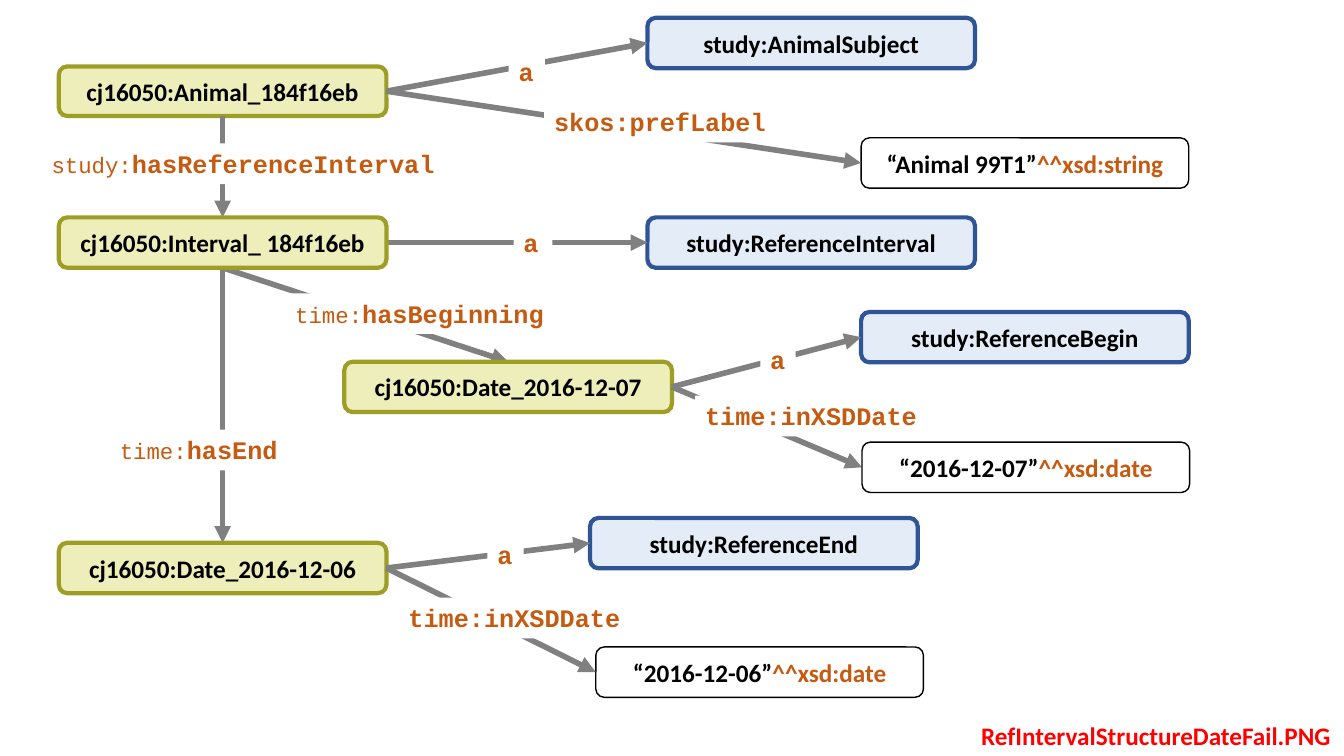
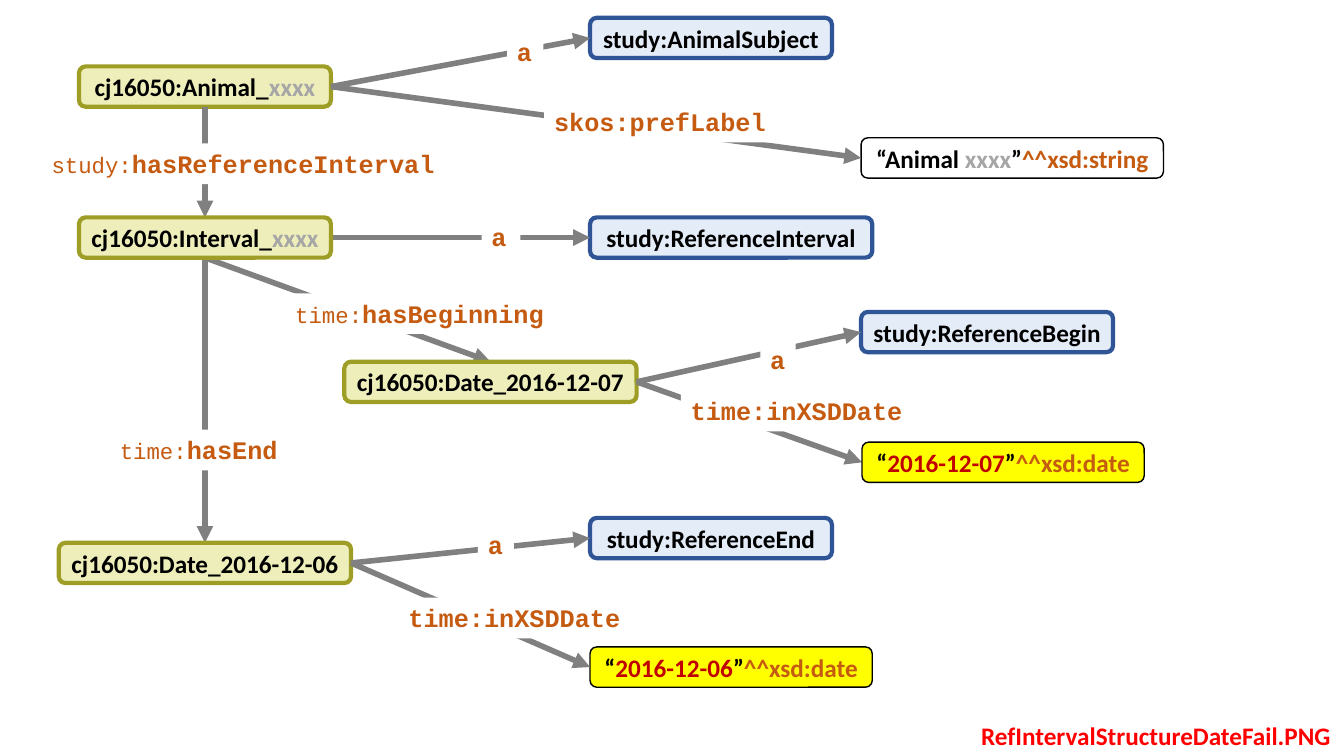
Before and after one commit to phuse-org/SENDConform, a slide deck: slide 3 of images/ImageSources.pptx. Drawn at 1344x756 pixels with LibreOffice and Linux fonts; fonts in the diff are those of the drawing. Boxes give left, top, right and bottom in pixels: in the first picture for what was removed or moved away, otherwise in the second. Text is boxed around its words. In the diff, an @@ line names an element or a change of style, - is before the commit and + after.

```diff
--- a/images/ImageSources.pptx
+++ b/images/ImageSources.pptx
@@ rounded rectangle "study:AnimalSubject": place and size @@
-rounded rectangle "study:AnimalSubject" at <box>647,18,975,69</box>
+rounded rectangle "study:AnimalSubject" at <box>590,18,832,58</box>
@@ arrow moved from (386, 91) - (647, 43) to (331, 87) - (590, 38) @@
@@ text "a": place and size @@
-text "a" at <box>519,67,534,82</box>
+text "a" at <box>517,47,532,62</box>
@@ rounded rectangle "cj16050:Animal_xxxx": place and size @@
-rounded rectangle "cj16050:Animal_xxxx" at <box>58,67,386,116</box>
+rounded rectangle "cj16050:Animal_xxxx" at <box>79,67,331,107</box>
@@ text in rounded rectangle at <box>95,78,316,101</box>: text changed @@
-cj16050:Animal_184f16eb
+cj16050:Animal_xxxx
@@ arrow moved from (386, 91) - (861, 163) to (331, 87) - (861, 158) @@
@@ arrow moved from (223, 116) - (223, 218) to (205, 107) - (205, 218) @@
@@ rounded rectangle "“Animal xxxx”^^xsd:string": place and size @@
-rounded rectangle "“Animal xxxx”^^xsd:string" at <box>861,138,1189,189</box>
+rounded rectangle "“Animal xxxx”^^xsd:string" at <box>861,138,1164,178</box>
@@ text in rounded rectangle at <box>876,149,1148,173</box>: text changed; text colour #000000 to #C55A11 @@
-“Animal 99T1”^^xsd:string
+“Animal xxxx”^^xsd:string
@@ rounded rectangle "cj16050:Interval_xxxx": place and size @@
-rounded rectangle "cj16050:Interval_xxxx" at <box>58,218,386,268</box>
+rounded rectangle "cj16050:Interval_xxxx" at <box>79,218,331,258</box>
@@ text in rounded rectangle at <box>91,229,318,252</box>: text changed @@
-cj16050:Interval_ 184f16eb
+cj16050:Interval_xxxx
@@ arrow moved from (386, 243) - (647, 243) to (331, 238) - (590, 238) @@
@@ text "a": place and size @@
-text "a" at <box>523,238,538,253</box>
+text "a" at <box>491,232,506,247</box>
@@ rounded rectangle "study:ReferenceInterval": place and size @@
-rounded rectangle "study:ReferenceInterval" at <box>647,218,975,268</box>
+rounded rectangle "study:ReferenceInterval" at <box>590,218,872,258</box>
@@ arrow moved from (223, 268) - (508, 362) to (205, 258) - (491, 362) @@
@@ arrow moved from (223, 268) - (223, 543) to (205, 258) - (205, 543) @@
@@ rounded rectangle "study:ReferenceBegin": place and size @@
-rounded rectangle "study:ReferenceBegin" at <box>861,313,1189,363</box>
+rounded rectangle "study:ReferenceBegin" at <box>861,313,1113,353</box>
@@ arrow moved from (673, 387) - (861, 337) to (637, 382) - (861, 333) @@
@@ rounded rectangle "cj16050:Date_2016-12-07": place and size @@
-rounded rectangle "cj16050:Date_2016-12-07" at <box>345,362,673,412</box>
+rounded rectangle "cj16050:Date_2016-12-07" at <box>345,362,637,402</box>
@@ arrow moved from (673, 387) - (862, 468) to (637, 382) - (862, 463) @@
@@ text "time:inXSDDate": place and size @@
-text "time:inXSDDate" at <box>705,407,917,426</box>
+text "time:inXSDDate" at <box>691,402,903,421</box>
@@ rounded rectangle "“2016-12-07”^^xsd:date": place and size @@
-rounded rectangle "“2016-12-07”^^xsd:date" at <box>862,443,1190,493</box>
+rounded rectangle "“2016-12-07”^^xsd:date" at <box>862,443,1144,483</box>
@@ rounded rectangle "“2016-12-07”^^xsd:date" at <box>862,443,1144,483</box>: text colour #000000 to #C00000 in "“2016-12-07”^^xsd:date"; fill #FFFFFF to #FFFF00 @@
@@ arrow moved from (386, 569) - (590, 543) to (351, 564) - (590, 538) @@
@@ text "a": place and size @@
-text "a" at <box>497,550,512,565</box>
+text "a" at <box>488,540,503,555</box>
@@ rounded rectangle "study:ReferenceEnd": place and size @@
-rounded rectangle "study:ReferenceEnd" at <box>590,518,918,569</box>
+rounded rectangle "study:ReferenceEnd" at <box>590,518,832,559</box>
@@ rounded rectangle "cj16050:Date_2016-12-06": place and size @@
-rounded rectangle "cj16050:Date_2016-12-06" at <box>58,543,386,594</box>
+rounded rectangle "cj16050:Date_2016-12-06" at <box>58,543,351,584</box>
@@ arrow moved from (386, 569) - (596, 673) to (351, 564) - (590, 667) @@
@@ rounded rectangle "“2016-12-06”^^xsd:date": place and size @@
-rounded rectangle "“2016-12-06”^^xsd:date" at <box>596,647,924,698</box>
+rounded rectangle "“2016-12-06”^^xsd:date" at <box>590,647,872,688</box>
@@ rounded rectangle "“2016-12-06”^^xsd:date" at <box>590,647,872,688</box>: text colour #000000 to #C00000 in "“2016-12-06”^^xsd:date"; fill #FFFFFF to #FFFF00 @@
```
Also in this commit, not shown: 9 other files.
